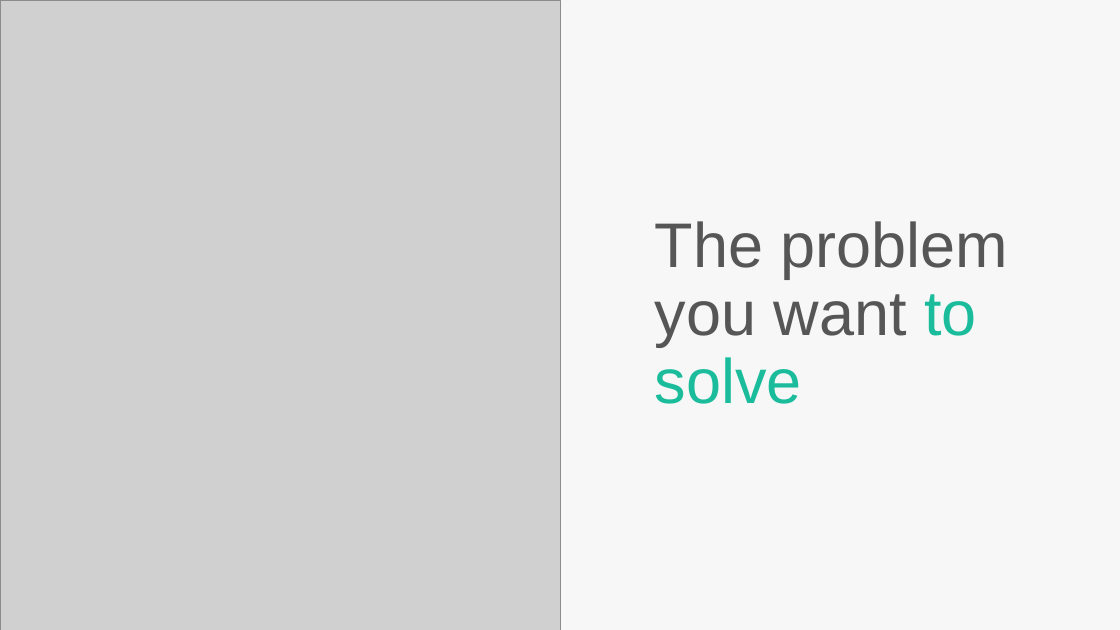
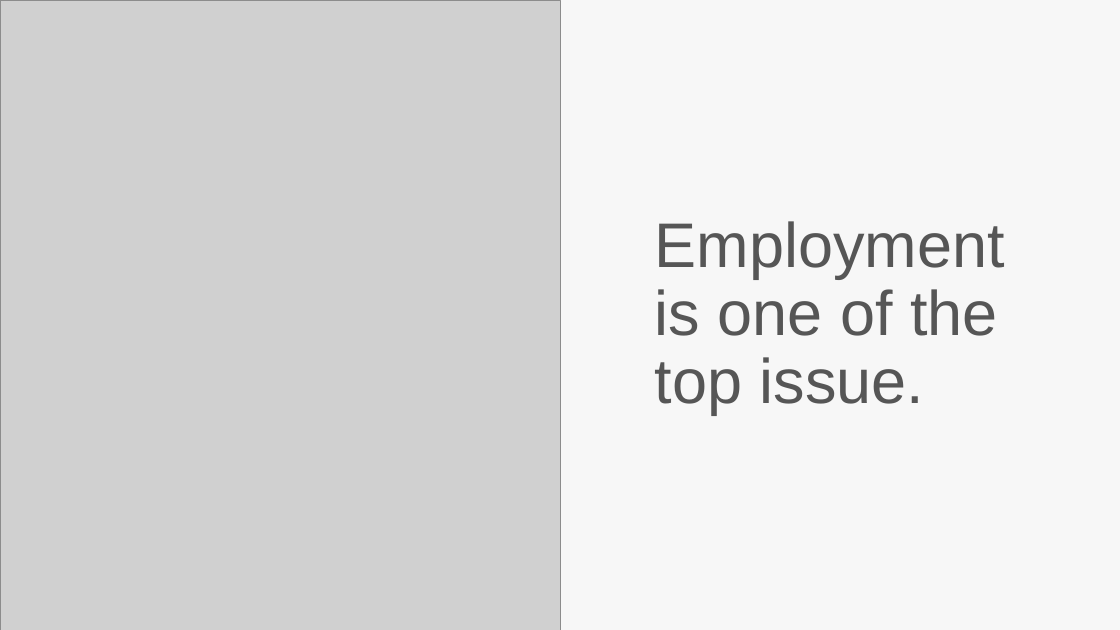
Before and after one commit to augusteo/techfugee, a slide deck: slide 3 of AskariPresentation.pptx. Drawn at 1120x630 pixels with LibreOffice and Linux fonts; fonts in the diff are those of the drawing; grey boxes stand for pictures. Boxes give left, top, right and bottom in pixels: in the first picture for what was removed or moved away, otherwise in the second. Text is boxed around its words. In the diff, an @@ line names an element or a change of style, - is before the commit and + after.

```diff
--- a/AskariPresentation.pptx
+++ b/AskariPresentation.pptx
@@ text at [655, 221, 1005, 414]: text changed @@
-The problem you want to solve
+Employment is one of the top issue.
```
Also in this commit, not shown: 4 other slides changed, 3 slides added, 6 slides removed.
